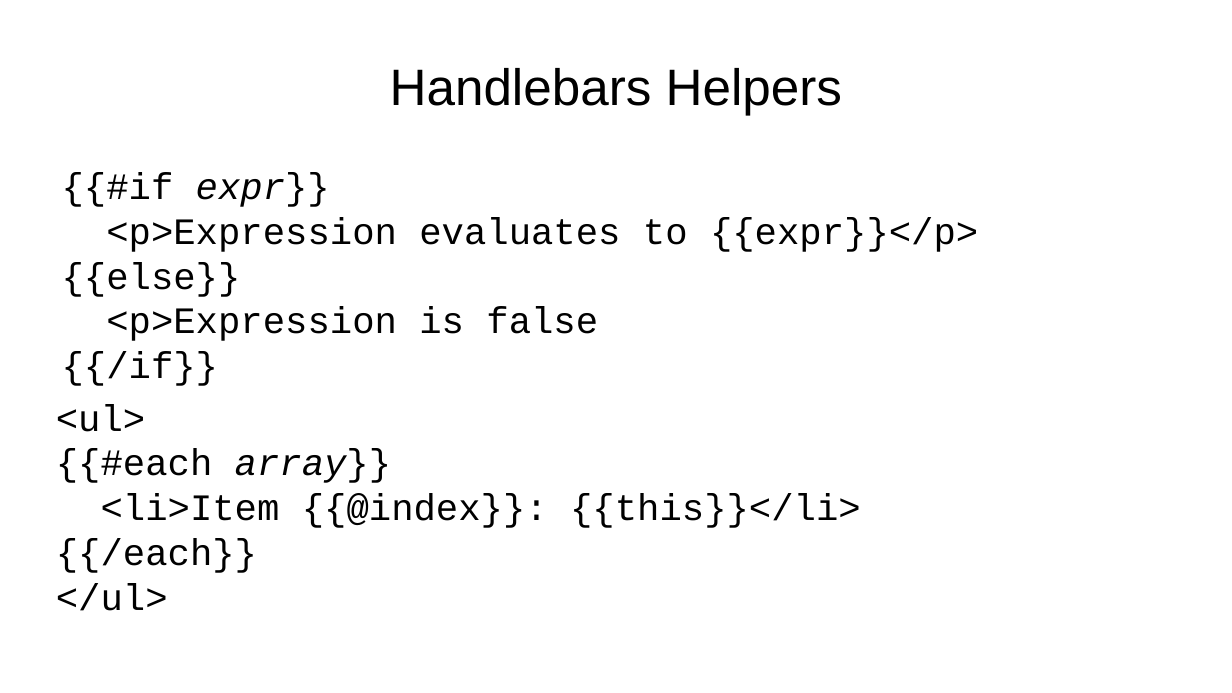
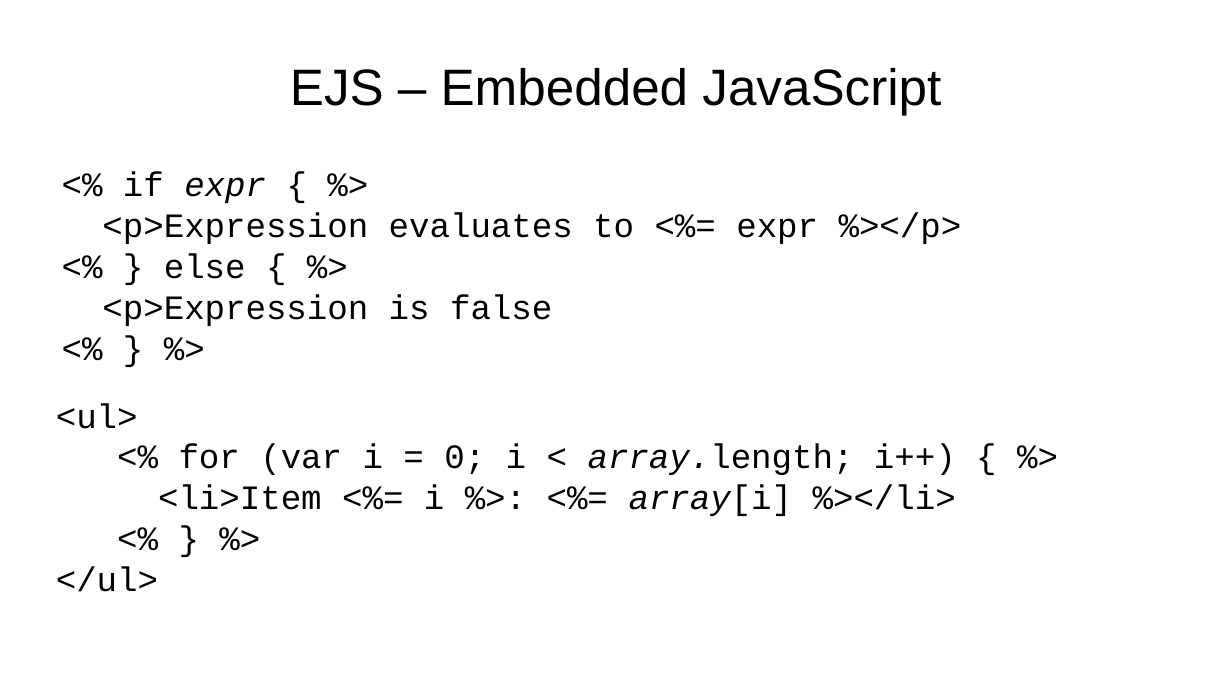
Before and after one commit to jdeisenberg/csclub_example, a slide deck: slide 6 of express_and_mongo.odp. Drawn at 1232x693 pixels with LibreOffice and Linux fonts; fonts in the diff are those of the drawing. Boxes give left, top, right and bottom in pixels: in the first picture for what was removed or moved away, otherwise in the second. Text is boxed around its words. In the diff, an @@ line names an element or a change of style, - is before the commit and + after.

Commit message:
Update presentation to EJS.

```diff
--- a/express_and_mongo.odp
+++ b/express_and_mongo.odp
@@ title at <box>290,68,941,116</box>: text changed @@
-Handlebars Helpers
+EJS – Embedded JavaScript
@@ text at <box>102,171,962,326</box>: text changed; size 24.1 to 22 pt @@
-{{#if expr}}
-<p>Expression evaluates to {{expr}}</p>
-{{else}}
-<p>Expression is false
-{{/if}}
+<% if expr { %>
+<p>Expression evaluates to <%= expr %></p>
+<% } else { %>
+<p>Expression is false
+<% } %>
@@ text at <box>56,403,956,592</box>: text changed; size 24.1 to 22 pt @@
-<ul>
-{{#each array}}
-<li>Item {{@index}}: {{this}}</li>
-{{/each}}
-</ul>
+<ul>
+<% for (var i = 0; i < array.length; i++) { %>
+<li>Item <%= i %>: <%= array[i] %></li>
+<% } %>
+</ul>
```
Also in this commit, not shown: 4 other slides changed, 1 other file.
